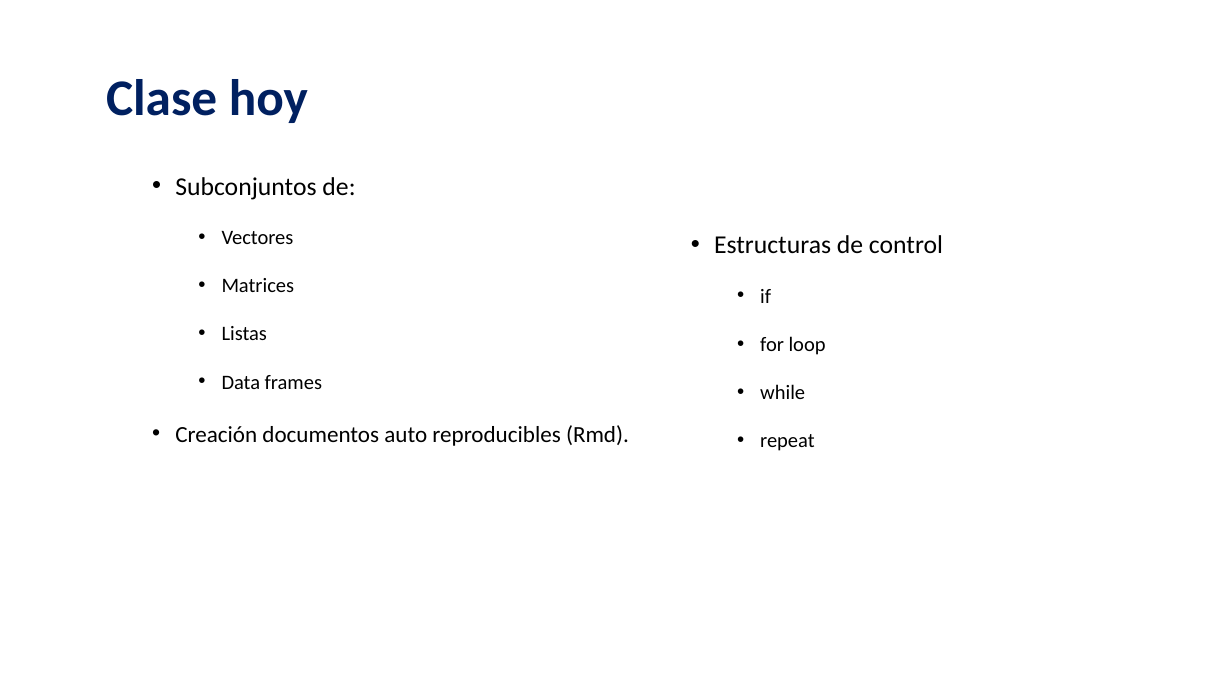
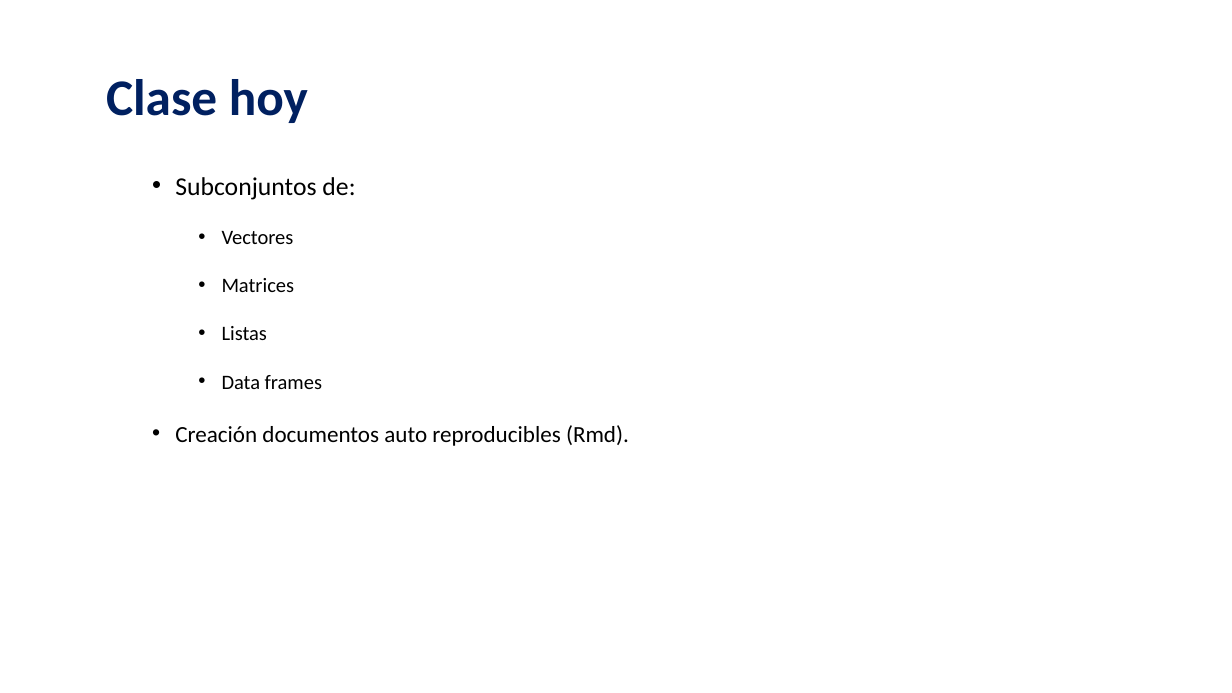
Before and after one commit to tobias-chc/programacion-r-basico, a slide deck: slide 3 of Clase 3.pptx. Drawn at 1232x693 pixels with LibreOffice and Linux fonts; fonts in the diff are those of the drawing; background and template pictures are left out. Boxes give left, top, right and bottom in pixels: in the first picture for what was removed or moved away, otherwise in the second. Text is boxed around its words. In the diff, an @@ line names an element or a change of style, - is before the commit and + after.

Commit message:
clase 5

```diff
--- a/Clase 3.pptx
+++ b/Clase 3.pptx
@@ text at box(714, 235, 943, 451): paragraphs removed @@
-  • Estructuras de control
-    • if
-    • for loop
-    • while
-    • repeat
```
Also in this commit, not shown: 34 other files.
